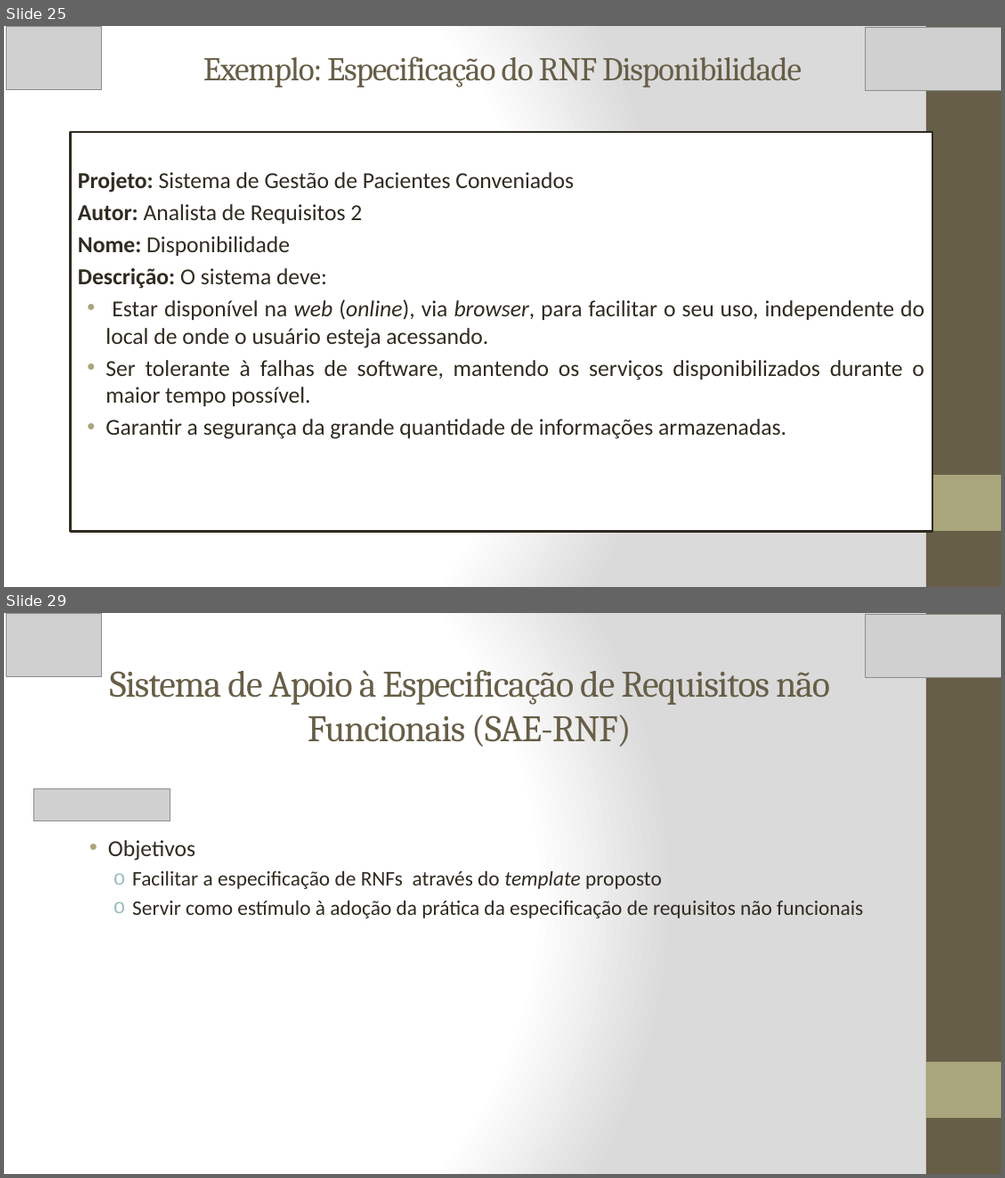
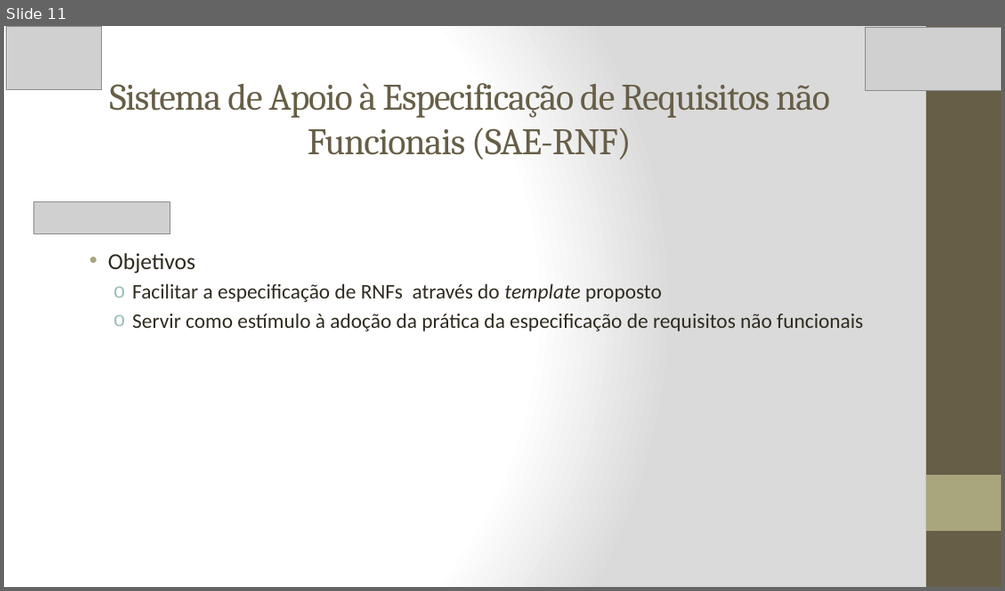
Before and after one commit to marlonscastro/estagiotcc, a slide deck: Apresentação_PPT.pptx. Shown one above the other, each under a label of ours: slides 25 and 29 before the commit, slide 11 after it; the slides between them are not shown. The pictures are 1005x1178 and 1005x591 pixels, drawn with LibreOffice and Linux fonts; fonts in the diff are those of the drawing; grey boxes stand for pictures. Boxes give left, top, right and bottom in pixels: in the first picture for what was removed or moved away, otherwise in the second. Text is boxed around its words. In the diff, an @@ line names an element or a change of style, - is before the commit and + after.

```diff
--- a/Apresentação_PPT.pptx
+++ b/Apresentação_PPT.pptx
@@ slide 25 removed at (4, 26, 1001, 587), background gradient #FFFFFF to #DADADA; not listed: 2 template elements that a slide beside it also shows @@
@@ picture removed at (7, 26, 102, 89) @@
@@ picture removed at (866, 28, 1001, 91) @@
@@ title removed at (203, 56, 801, 87) @@
-Exemplo: Especificação do RNF Disponibilidade
@@ text removed at (71, 132, 933, 532) @@
-Projeto: Sistema de Gestão de Pacientes Conveniados
-Autor: Analista de Requisitos 2
-Nome: Disponibilidade
-Descrição: O sistema deve:
-• Estar disponível na web (online), via browser, para facilitar o seu uso, independente do local de onde o usuário esteja acessando.
-• Ser tolerante à falhas de software, mantendo os serviços disponibilizados durante o maior tempo possível.
-• Garantir a segurança da grande quantidade de informações armazenadas.
@@ what was slide 29 is now slide 11 @@
```
Also in this commit, not shown: 6 slides changed, 3 slides added, 20 other slides removed, 3 other files.
